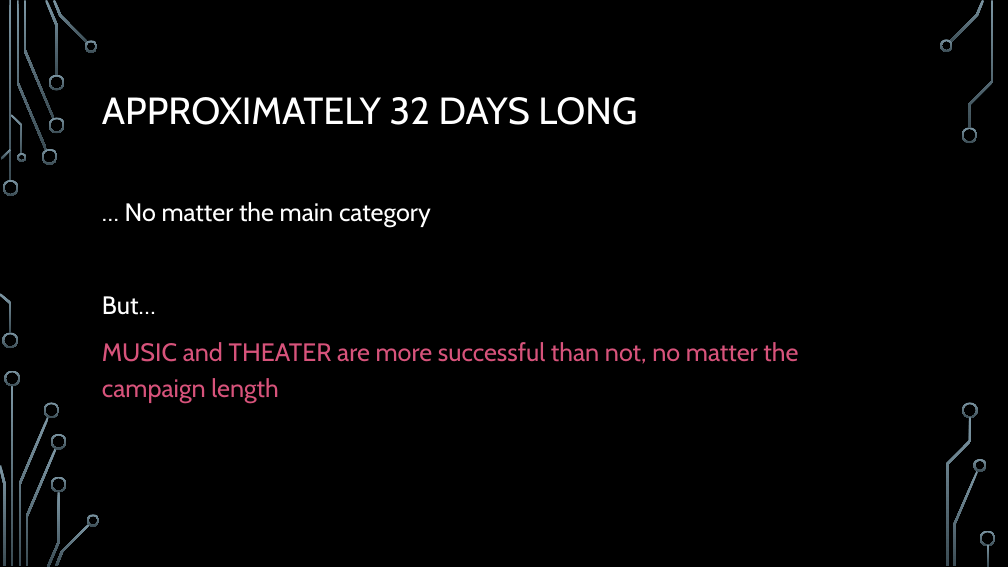
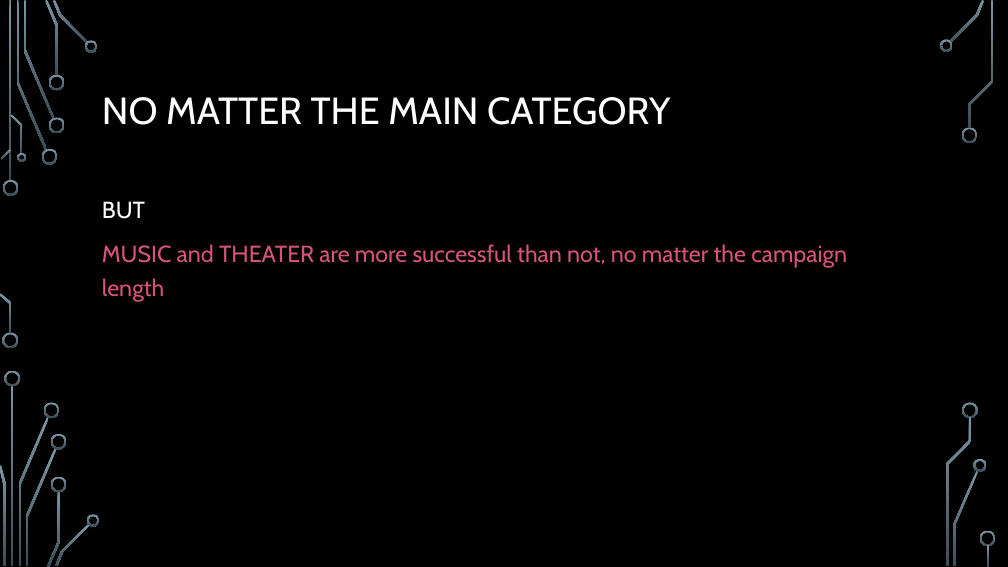
Before and after one commit to anitawahi/DataAnalyticsPractitioner22, a slide deck: slide 3 of Kickstarter Project Pres.pptx. Drawn at 1008x567 pixels with LibreOffice and Linux fonts; fonts in the diff are those of the drawing; background and template pictures are left out. Boxes give left, top, right and bottom in pixels: in the first picture for what was removed or moved away, otherwise in the second. Text is boxed around its words. In the diff, an @@ line names an element or a change of style, - is before the commit and + after.

```diff
--- a/Kickstarter Project Pres.pptx
+++ b/Kickstarter Project Pres.pptx
@@ title at (x1=102, y1=97, x2=670, y2=125): text changed @@
-APPROXIMATELY 32 DAYS LONG
+NO MATTER THE MAIN CATEGORY
@@ text at (x1=102, y1=201, x2=145, y2=219): text changed; size 24 to 22.2 pt @@
-… No matter the main category
-But…
+BUT
@@ text at (x1=102, y1=244, x2=847, y2=268): size 24 to 22.2 pt @@
```
Also in this commit, not shown: 1 other slide changed, 6 slides added.
